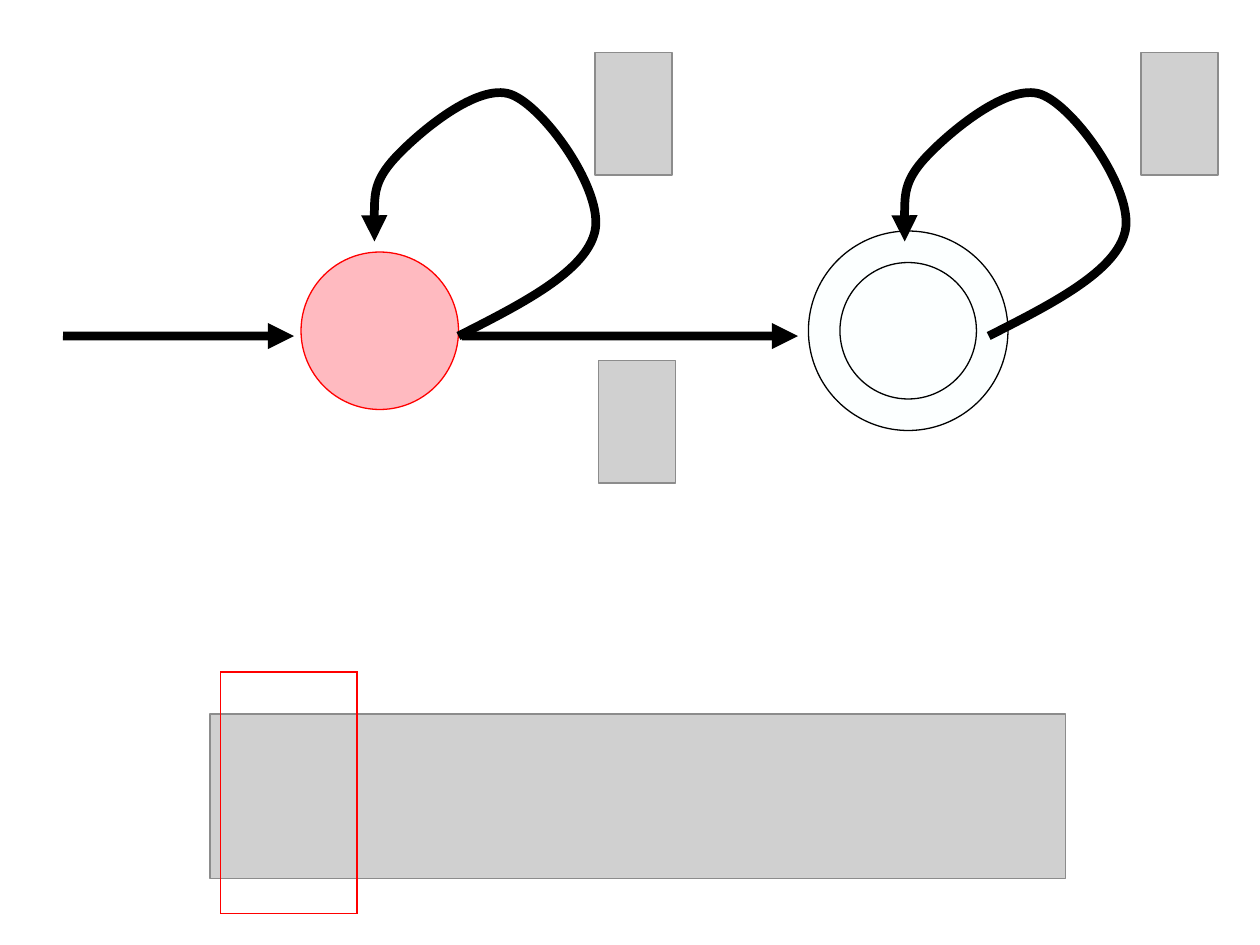
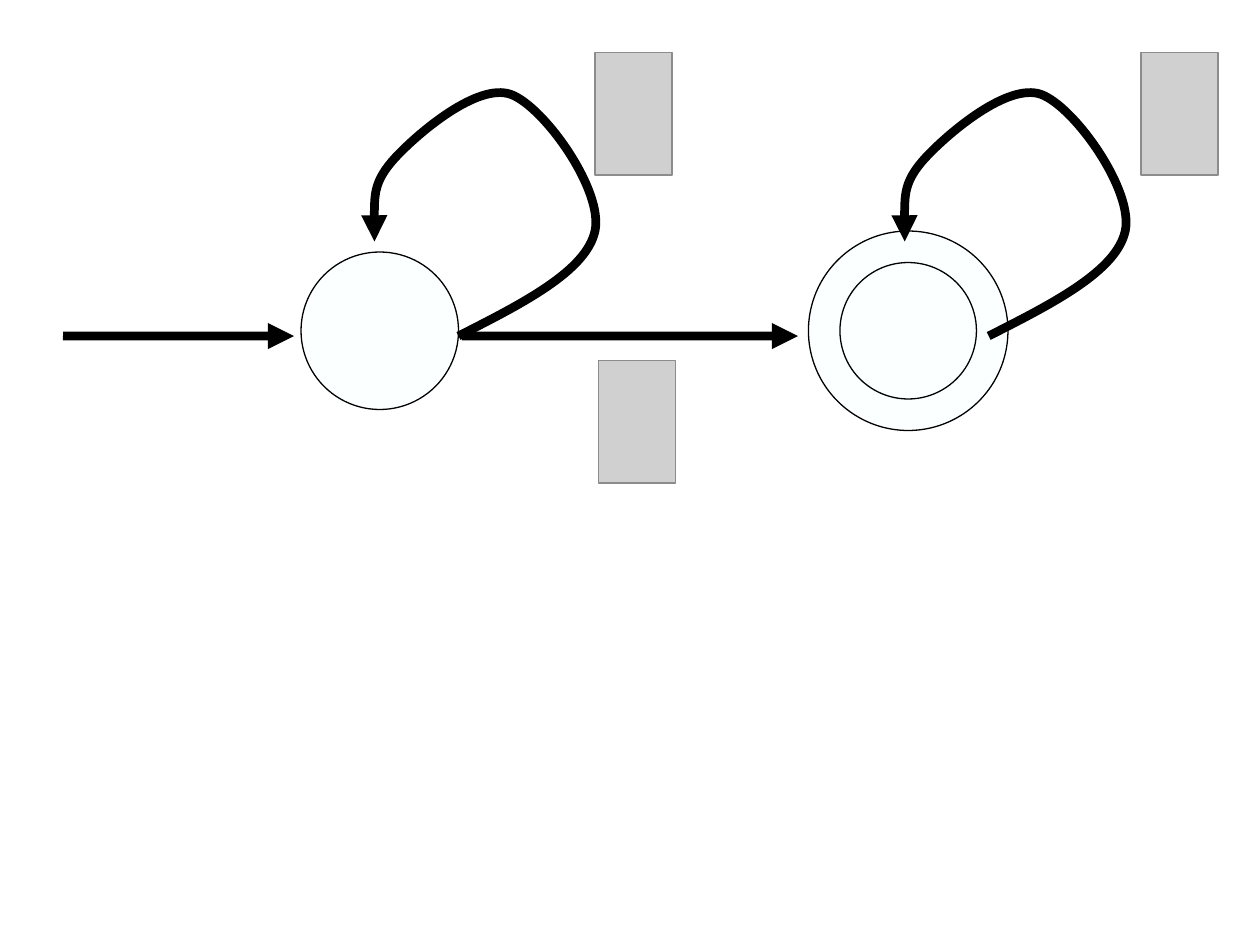
Before and after one commit to gcross/QC-Talks, a slide deck: slide 49 of GeneralExam/WeaponsOfMassSimulation.odp (slide 30 before the commit). Drawn at 1260x945 pixels with LibreOffice and Linux fonts; fonts in the diff are those of the drawing; grey boxes stand for pictures; background and template pictures are left out. Boxes give left, top, right and bottom in pixels: in the first picture for what was removed or moved away, otherwise in the second. Text is boxed around its words. In the diff, an @@ line names an element or a change of style, - is before the commit and + after.

```diff
--- a/GeneralExam/WeaponsOfMassSimulation.odp
+++ b/GeneralExam/WeaponsOfMassSimulation.odp
@@ ellipse at (301,252,459,410): fill #FFBAC0 to #FCFFFF; outline #FF0000 0.74 pt to #000000 0.74 pt @@
@@ rectangle removed at (220,672,357,914) @@
@@ picture removed at (210,714,1066,879) @@
```
Also in this commit, not shown: 19 other slides changed, 4 slides added, 101 slides removed.
